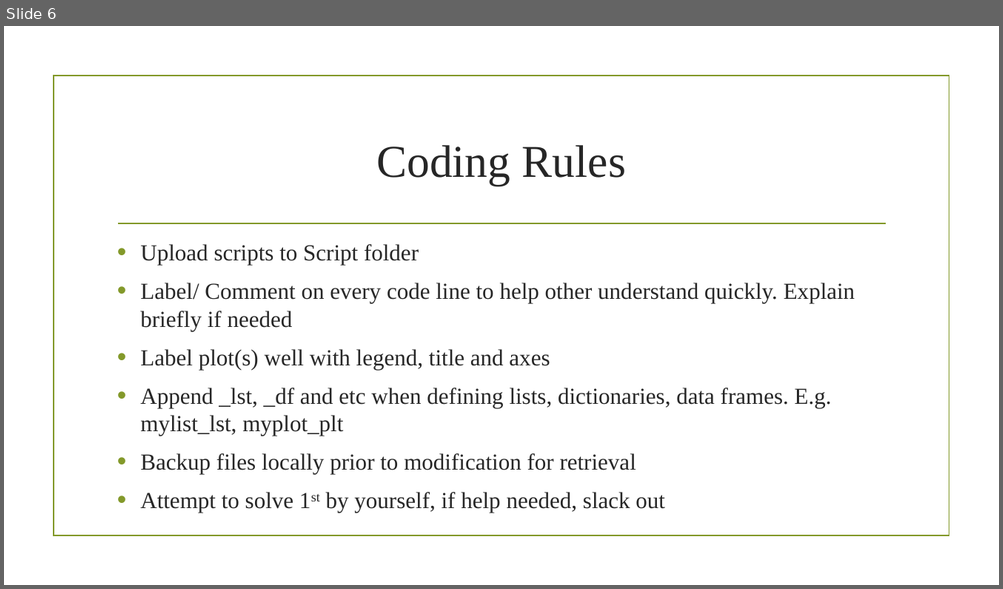
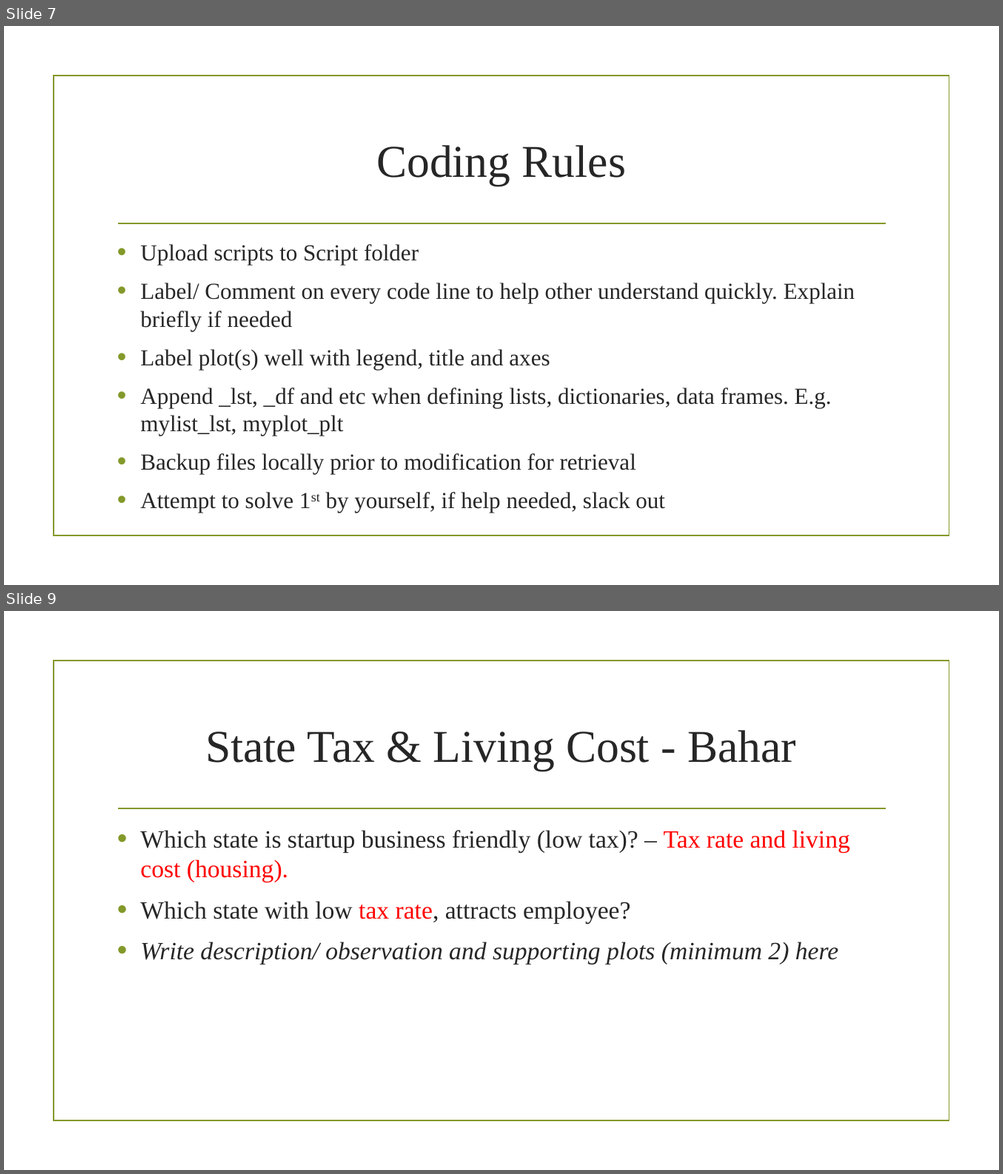
Before and after one commit to prakashbalasubramaniam/The_Incredible_Quad, a slide deck: Working_Presentation.pptx. Shown one above the other, each under a label of ours: slide 6 before the commit, slides 7 and 9 after it; the slides between them are not shown. The pictures are 1003x589 and 1003x1174 pixels, drawn with LibreOffice and Linux fonts; fonts in the diff are those of the drawing; background and template pictures are left out. Boxes give left, top, right and bottom in pixels: in the first picture for what was removed or moved away, otherwise in the second. Text is boxed around its words. In the diff, an @@ line names an element or a change of style, - is before the commit and + after.

```diff
--- a/Working_Presentation.pptx
+++ b/Working_Presentation.pptx
@@ slide 9 added at [4,611,999,1170], background picture (left out); not listed: 2 template elements that a slide beside it also shows @@
@@ title added at [205,730,796,771], 44 pt, text #262626 @@
+State Tax & Living Cost - Bahar
@@ text added at [140,830,850,965], 24 pt, text #262626 @@
+• Which state is startup business friendly (low tax)? – Tax rate and living cost (housing).
+• Which state with low tax rate, attracts employee?
+• Write description/ observation and supporting plots (minimum 2) here
@@ what was slide 6 is now slide 7 @@
```
Also in this commit, not shown: 5 slides changed, 4 other slides added, 1 slide removed, 4 other files.
